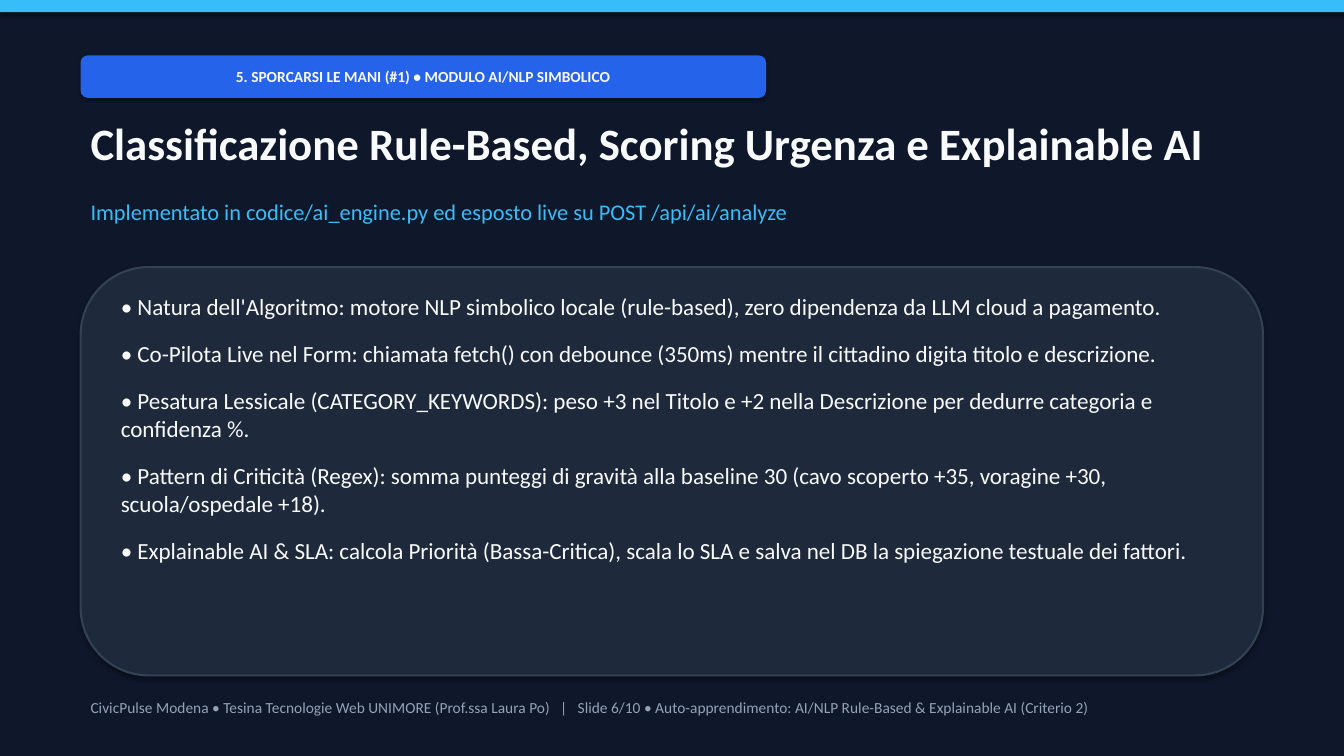
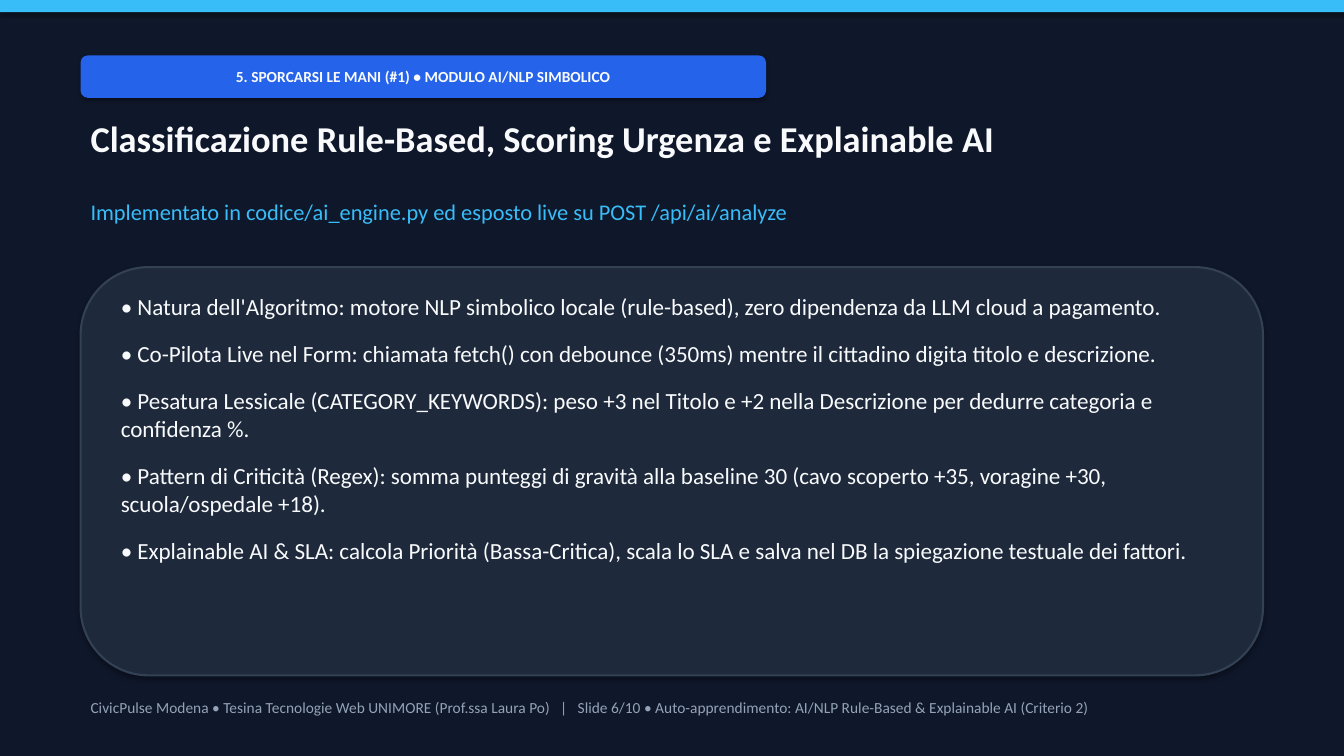
Before and after one commit to GandalfSilente/tesina-web, a slide deck: slide 6 of presentazione/Presentazione_Tesina_CivicPulse.pptx. Drawn at 1344x756 pixels with LibreOffice and Linux fonts; fonts in the diff are those of the drawing. Boxes give left, top, right and bottom in pixels: in the first picture for what was removed or moved away, otherwise in the second. Text is boxed around its words. In the diff, an @@ line names an element or a change of style, - is before the commit and + after.

```diff
--- a/presentazione/Presentazione_Tesina_CivicPulse.pptx
+++ b/presentazione/Presentazione_Tesina_CivicPulse.pptx
@@ text "Classificazione Rule-Based, Scoring Urgenza e ..." at <box>91,126,994,158</box>: size 32 to 26 pt @@
```
Also in this commit, not shown: 5 other slides changed, 6 other files.
